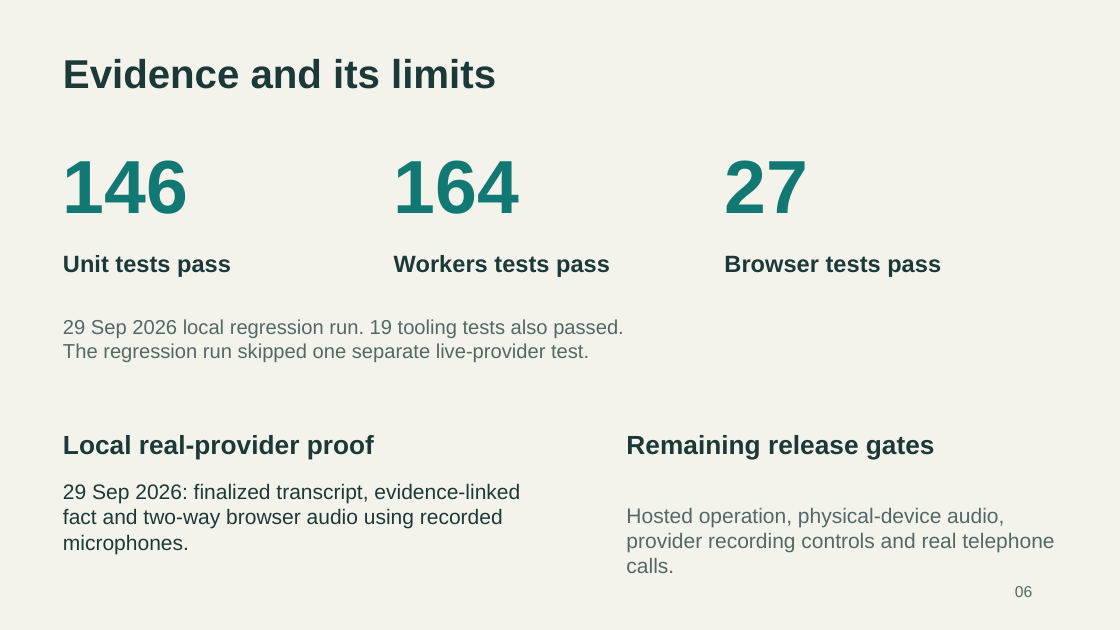
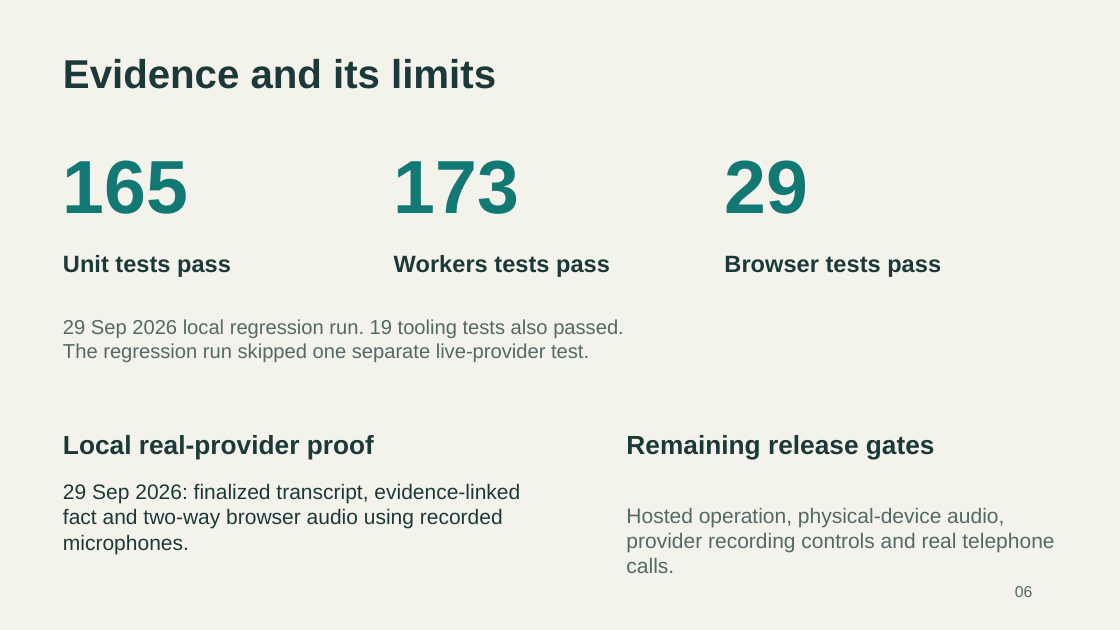
Before and after one commit to Xuefeng-Zhu/NurseBridge, a slide deck: slide 6 of artifacts/submission/nursebridge-pitch.pptx. Drawn at 1120x630 pixels with LibreOffice and Linux fonts; fonts in the diff are those of the drawing. Boxes give left, top, right and bottom in pixels: in the first picture for what was removed or moved away, otherwise in the second. Text is boxed around its words. In the diff, an @@ line names an element or a change of style, - is before the commit and + after.

```diff
--- a/artifacts/submission/nursebridge-pitch.pptx
+++ b/artifacts/submission/nursebridge-pitch.pptx
@@ text at <box>63,160,188,214</box>: text changed @@
-146
+165
@@ text at <box>394,160,519,214</box>: text changed @@
-164
+173
@@ text at <box>724,160,808,214</box>: text changed @@
-27
+29
```
Also in this commit, not shown: 24 other files.
